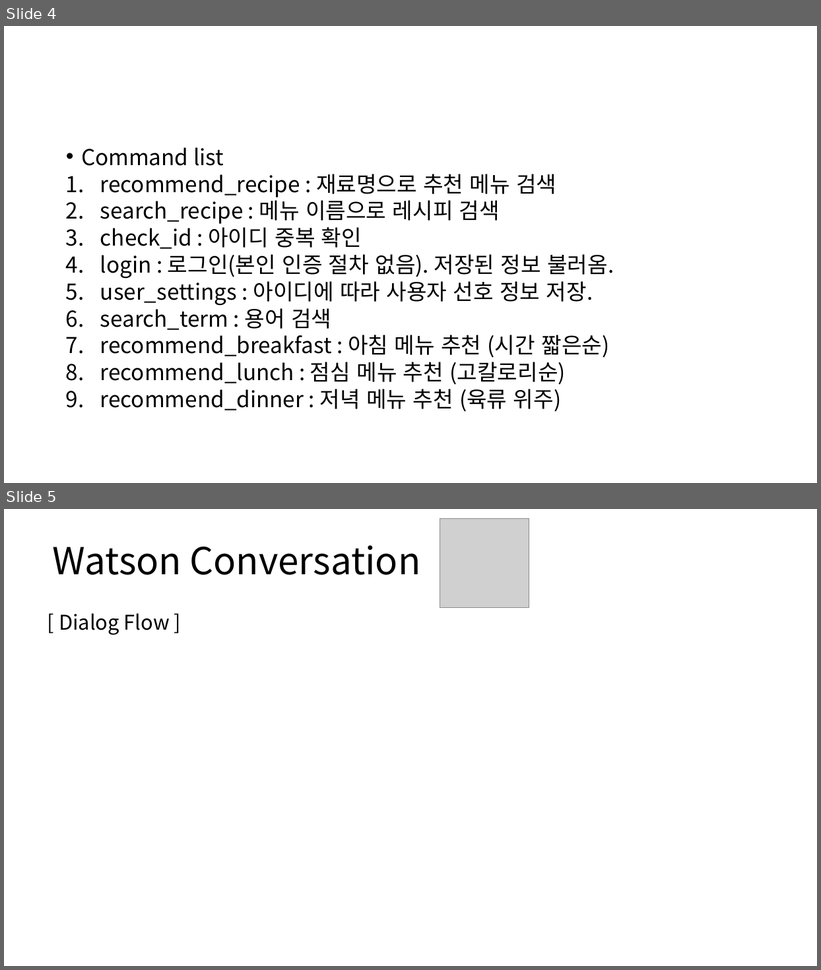
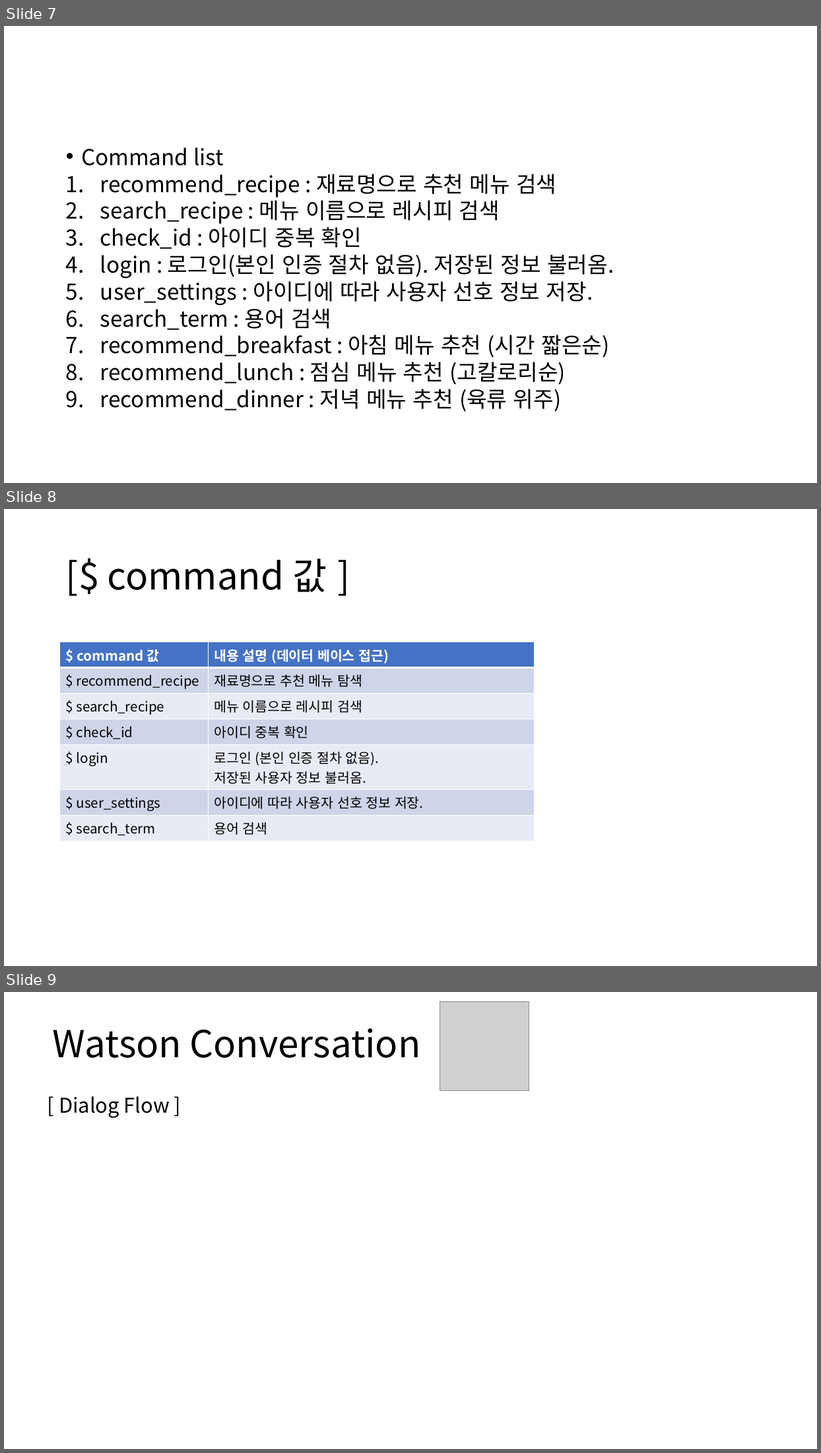
Before and after one commit to csy9608/capstone_chatbot, a slide deck: 설계도.pptx. Shown one above the other, each under a label of ours: slides 4 and 5 before the commit, slides 7, 8 and 9 after it. The pictures are 821x970 and 821x1453 pixels, drawn with LibreOffice and Linux fonts; fonts in the diff are those of the drawing; grey boxes stand for pictures. Boxes give left, top, right and bottom in pixels: in the first picture for what was removed or moved away, otherwise in the second. Text is boxed around its words. In the diff, an @@ line names an element or a change of style, - is before the commit and + after.

```diff
--- a/설계도.pptx
+++ b/설계도.pptx
@@ slide 8 added at [4, 509, 817, 966], background #FFFFFF @@
@@ title added at [108, 559, 327, 592], 44 pt, text #000000 @@
+[$ command 값 ]
@@ table added at [60, 642, 535, 838], 7 rows, 2 columns @@
+$ command 값 | 내용 설명 (데이터 베이스 접근)
+$ recommend_recipe | 재료명으로 추천 메뉴 탐색
+$ search_recipe | 메뉴 이름으로 레시피 검색
+$ check_id | 아이디 중복 확인
+$ login | 로그인 (본인 인증 절차 없음). / 저장된 사용자 정보 불러옴.
+$ user_settings | 아이디에 따라 사용자 선호 정보 저장.
+$ search_term | 용어 검색
@@ what was slide 4 is now slide 7 @@
@@ what was slide 5 is now slide 9 @@
```
Also in this commit, not shown: 1 slide changed, 3 other slides added.
